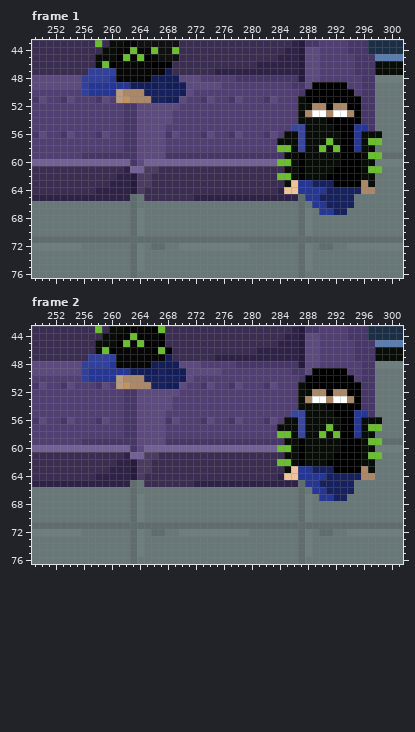
File history of a pixel-art file, Assets/Resources/new aseprite/level_design_test/sector_2_environment_scene.aseprite. The first picture shows the starting point.
384x288 pixels, 3 frames. Colours within 5 levels of each other are drawn and written as one. Shown: frame 1: x 249..301, y 43..76; frame 2: x 249..301, y 43..76. The commit also changed other frames or places, which this record leaves out.
Once edited:
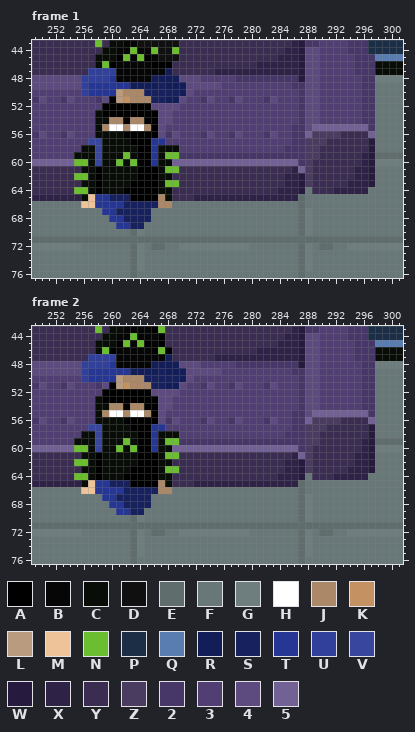
Palette (. is transparent): A #000000  B #060606  C #090d08  D #101010  E #5f6d6d  F #687878  G #6e7e7e  H #ffffff  J #aa8868  K #c49262  L #b99c80  M #eec39a  N #6abe30  P #1c2d46  Q #597db1  R #131d58  S #17215e  T #263694  U #30409b  V #38469d  W #261a3e  X #2f2247  Y #3a2d51  Z #4a3c61  2 #473769  3 #513f74  4 #5d4b80  5 #726194
What changed:
Changed rows in their new state; - is an unchanged pixel.
Frame 1, layer "perso":
first column x 255:
49 ----------------------------------43333-----
50 ---------------------------------4433333----
51 -----A--------------------------244333333---
52 ----AAAAAAA---------------------244333333---
53 ---CAAAAAAAA--------------------244333333---
54 ---CCJJAJJAA--------------------244333333---
55 ---CJHHJHHJA-------------------22455555555--
56 ---CCCCAAAAA------------------3225ZZZZYYYY5F
57 --VVCCCCAAATT----------------3322ZZZYYYYYYWF
58 -CCVCCCCCAATCCC--------------3222ZZYYYYYYYW-
59 CCCVCCCNCAATCNN---------------222ZZYYYYYYXWE
60 NNCVCCNCNAATCC---------------5552ZYYYYYYYXW-
61 -CCACCCCCAAACNN---------------YX5ZYYYYYYXXWF
62 NNCACCCCCAAACC---------------YXXWZYYYYYYXXW-
63 -CCACCCCAAAACNN---------------XXWZYYYYYXXXW-
64 NNCACCCAAAAACC----------------XXWFYYYXXXXXF-
65 -CMTTSSSAAAAJC-------------------FFFFFFF----
66 -MMTTTTSSSSSJJ--------------------FFFFFF----
67 ----TTSSSSS------------------------FFFF-----
68 -----TTSSSS---------------------------------
69 ------TTSS----------------------------------
Frame 2, layer "perso": the same change as frame 1
Changed places in both pictures, as pixel boxes (x1, y1, x2, y2):
changed: (277, 82, 382, 215)
changed: (74, 96, 179, 229)
changed: (277, 368, 382, 501)
changed: (74, 382, 179, 515)
